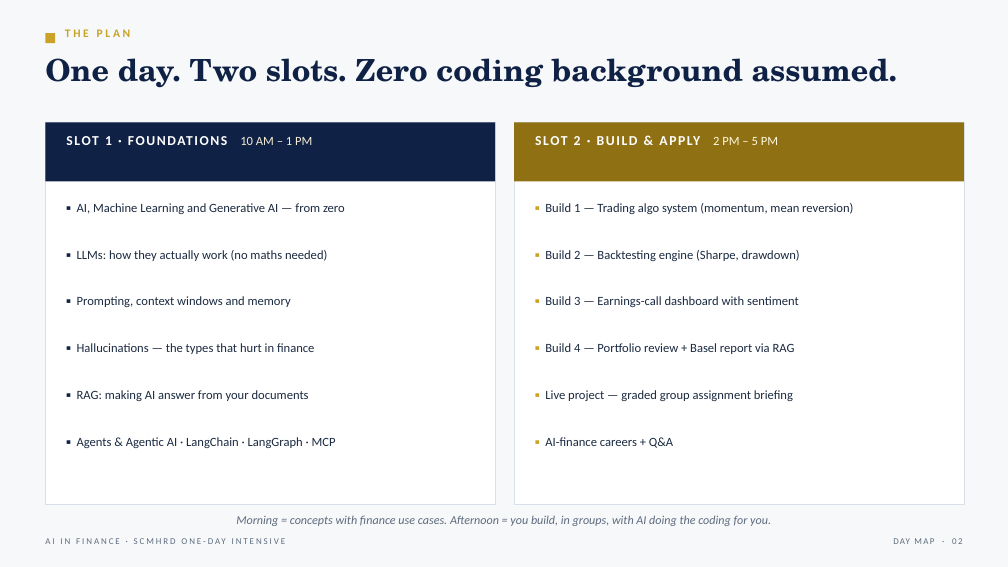
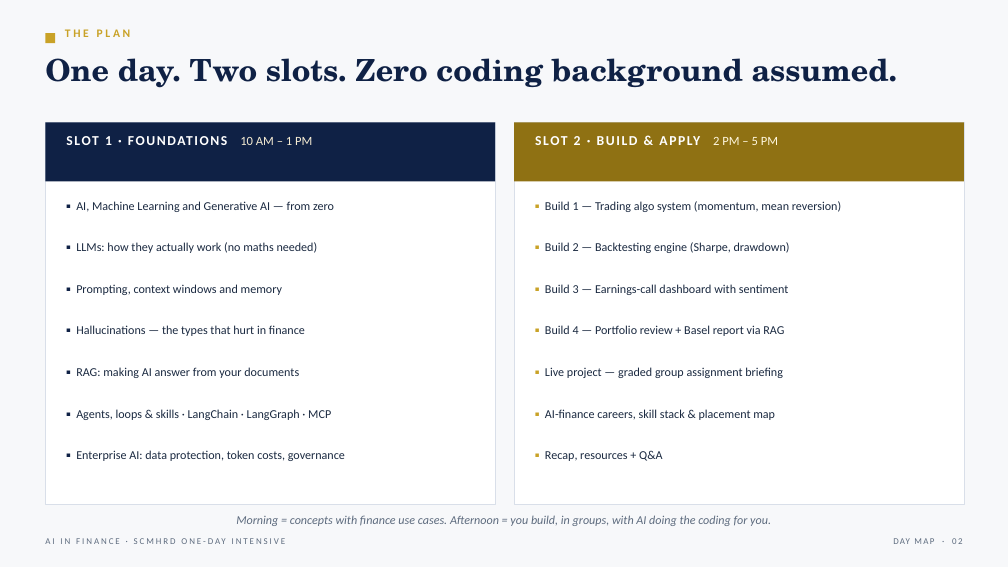
Before and after one commit to tejasgjadhav/SCMHRD, a slide deck: slide 2 of AI-in-Finance-SCMHRD.pptx. Drawn at 1008x567 pixels with LibreOffice and Linux fonts; fonts in the diff are those of the drawing. Boxes give left, top, right and bottom in pixels: in the first picture for what was removed or moved away, otherwise in the second. Text is boxed around its words. In the diff, an @@ line names an element or a change of style, - is before the commit and + after.

```diff
--- a/AI-in-Finance-SCMHRD.pptx
+++ b/AI-in-Finance-SCMHRD.pptx
@@ text "▪ LLMs: how they actually ...": place and size @@
-text "▪ LLMs: how they actually ..." at bbox=[77, 250, 327, 261]
+text "▪ LLMs: how they actually ..." at bbox=[76, 242, 318, 253]
@@ text "▪ Build 2 — Backtesting ...": place and size @@
-text "▪ Build 2 — Backtesting ..." at bbox=[545, 250, 800, 261]
+text "▪ Build 2 — Backtesting ..." at bbox=[545, 242, 790, 253]
@@ text "▪ Prompting, context windows and ...": place and size @@
-text "▪ Prompting, context windows and ..." at bbox=[77, 296, 291, 307]
+text "▪ Prompting, context windows and ..." at bbox=[76, 284, 282, 295]
@@ text "▪ Build 3 — Earnings-call ...": place and size @@
-text "▪ Build 3 — Earnings-call ..." at bbox=[545, 296, 799, 307]
+text "▪ Build 3 — Earnings-call ..." at bbox=[545, 284, 789, 295]
@@ text "▪ Hallucinations — the types ...": place and size @@
-text "▪ Hallucinations — the types ..." at bbox=[77, 343, 314, 354]
+text "▪ Hallucinations — the types ..." at bbox=[76, 325, 305, 336]
@@ text "▪ Build 4 — Portfolio ...": place and size @@
-text "▪ Build 4 — Portfolio ..." at bbox=[545, 343, 795, 354]
+text "▪ Build 4 — Portfolio ..." at bbox=[545, 325, 784, 336]
@@ text "▪ RAG: making AI answer ...": place and size @@
-text "▪ RAG: making AI answer ..." at bbox=[77, 390, 309, 401]
+text "▪ RAG: making AI answer ..." at bbox=[76, 367, 299, 378]
@@ size 12 to 11.5 pt in 10 elements at bbox=[76, 201, 334, 212], bbox=[545, 201, 841, 212], bbox=[76, 242, 318, 253], bbox=[545, 242, 790, 253], bbox=[76, 284, 282, 295], bbox=[545, 284, 789, 295], bbox=[76, 325, 305, 336], bbox=[545, 325, 784, 336], bbox=[76, 367, 299, 378], bbox=[545, 367, 783, 378] @@
@@ text "▪ Live project — graded ...": place and size @@
-text "▪ Live project — graded ..." at bbox=[545, 390, 793, 401]
+text "▪ Live project — graded ..." at bbox=[545, 367, 783, 378]
@@ text at bbox=[76, 409, 331, 420]: text changed; size 12 to 11.5 pt @@
-▪ Agents & Agentic AI · LangChain · LangGraph · MCP
+▪ Agents, loops & skills · LangChain · LangGraph · MCP
@@ text added at bbox=[545, 409, 775, 420], 11.5 pt, text #1B2A41 @@
+▪ AI-finance careers, skill stack & placement map
@@ text added at bbox=[76, 450, 345, 461], 11.5 pt, text #1B2A41 @@
+▪ Enterprise AI: data protection, token costs, governance
@@ text at bbox=[545, 450, 662, 461]: text changed; size 12 to 11.5 pt @@
-▪ AI-finance careers + Q&A
+▪ Recap, resources + Q&A
```
Also in this commit, not shown: 35 other slides changed, 9 slides added.
